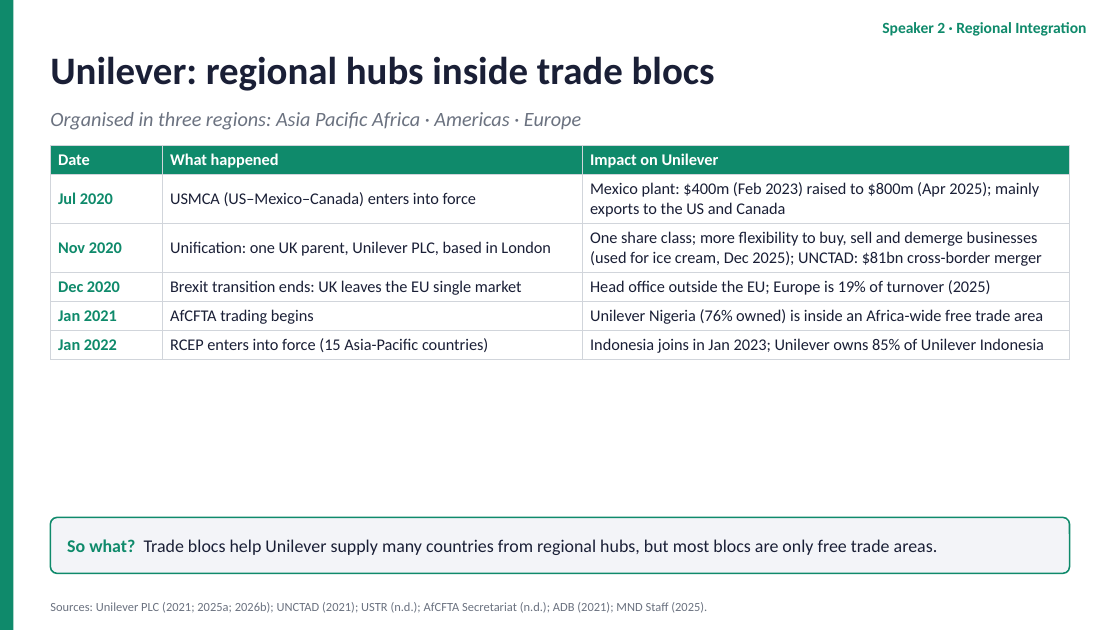
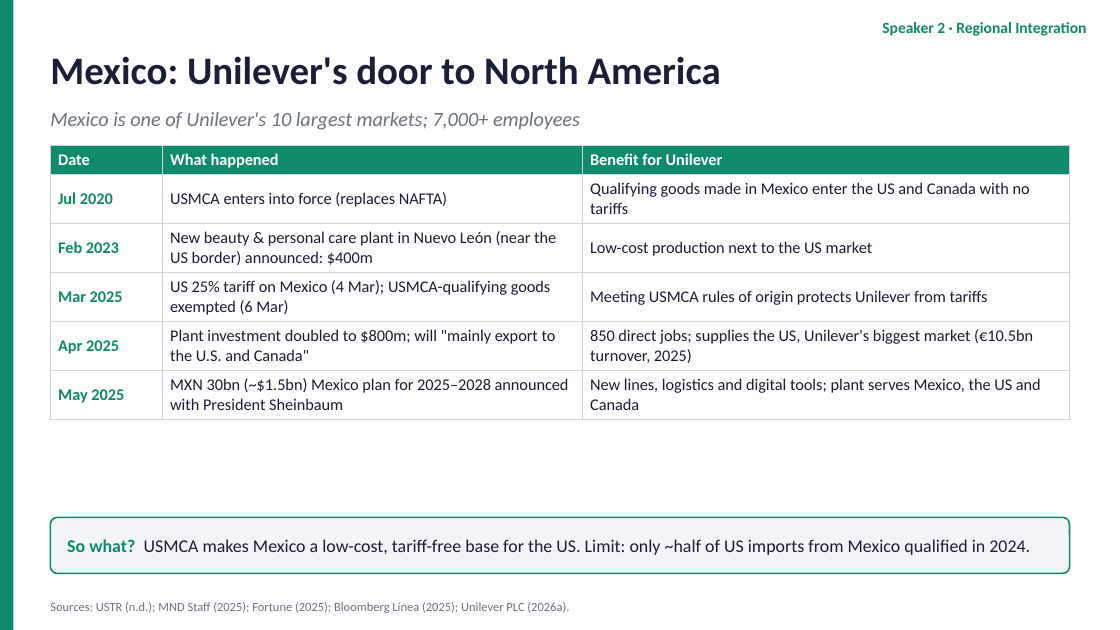
Before and after one commit to dollar3651314/mymba, a slide deck: slide 7 of content/busi1763/files/Unilever_Group_EN.pptx. Drawn at 1120x630 pixels with LibreOffice and Linux fonts; fonts in the diff are those of the drawing. Boxes give left, top, right and bottom in pixels: in the first picture for what was removed or moved away, otherwise in the second. Text is boxed around its words. In the diff, an @@ line names an element or a change of style, - is before the commit and + after.

```diff
--- a/content/busi1763/files/Unilever_Group_EN.pptx
+++ b/content/busi1763/files/Unilever_Group_EN.pptx
@@ text at (50,56,721,85): text changed @@
-Unilever: regional hubs inside trade blocs
+Mexico: Unilever's door to North America
@@ text at (50,112,580,130): text changed @@
-Organised in three regions: Asia Pacific Africa · Americas · Europe
+Mexico is one of Unilever's 10 largest markets; 7,000+ employees
@@ table at (50,146,1070,414) @@
-row 1, column 3: Impact on Unilever
+row 1, column 3: Benefit for Unilever
-row 2, column 2: USMCA (US–Mexico–Canada) enters into force
+row 2, column 2: USMCA enters into force (replaces NAFTA)
-row 2, column 3: Mexico plant: $400m (Feb 2023) raised to $800m (Apr 2025); mainly exports to the US and Canada
+row 2, column 3: Qualifying goods made in Mexico enter the US and Canada with no tariffs
-row 3: Nov 2020 | Unification: one UK parent, Unilever PLC, based in London | One share class; more flexibility to buy, sell and demerge businesses (used for ice cream, Dec 2025); UNCTAD: $81bn cross-border merger
+row 3: Feb 2023 | New beauty & personal care plant in Nuevo León (near the US border) announced: $400m | Low-cost production next to the US market
-row 4: Dec 2020 | Brexit transition ends: UK leaves the EU single market | Head office outside the EU; Europe is 19% of turnover (2025)
+row 4: Mar 2025 | US 25% tariff on Mexico (4 Mar); USMCA-qualifying goods exempted (6 Mar) | Meeting USMCA rules of origin protects Unilever from tariffs
-row 5: Jan 2021 | AfCFTA trading begins | Unilever Nigeria (76% owned) is inside an Africa-wide free trade area
+row 5: Apr 2025 | Plant investment doubled to $800m; will "mainly export to the U.S. and Canada" | 850 direct jobs; supplies the US, Unilever's biggest market (€10.5bn turnover, 2025)
-row 6: Jan 2022 | RCEP enters into force (15 Asia-Pacific countries) | Indonesia joins in Jan 2023; Unilever owns 85% of Unilever Indonesia
+row 6: May 2025 | MXN 30bn (~$1.5bn) Mexico plan for 2025–2028 announced with President Sheinbaum | New lines, logistics and digital tools; plant serves Mexico, the US and Canada
@@ text at (67,539,1030,555): text changed @@
-So what? Trade blocs help Unilever supply many countries from regional hubs, but most blocs are only free trade areas.
+So what? USMCA makes Mexico a low-cost, tariff-free base for the US. Limit: only ~half of US imports from Mexico qualified in 2024.
@@ text at (50,602,569,613): text changed @@
-Sources: Unilever PLC (2021; 2025a; 2026b); UNCTAD (2021); USTR (n.d.); AfCFTA Secretariat (n.d.); ADB (2021); MND Staff (2025).
+Sources: USTR (n.d.); MND Staff (2025); Fortune (2025); Bloomberg Línea (2025); Unilever PLC (2026a).
```
Also in this commit, not shown: 5 other slides changed, 1 slide added, 1 slide removed, 37 other files.
